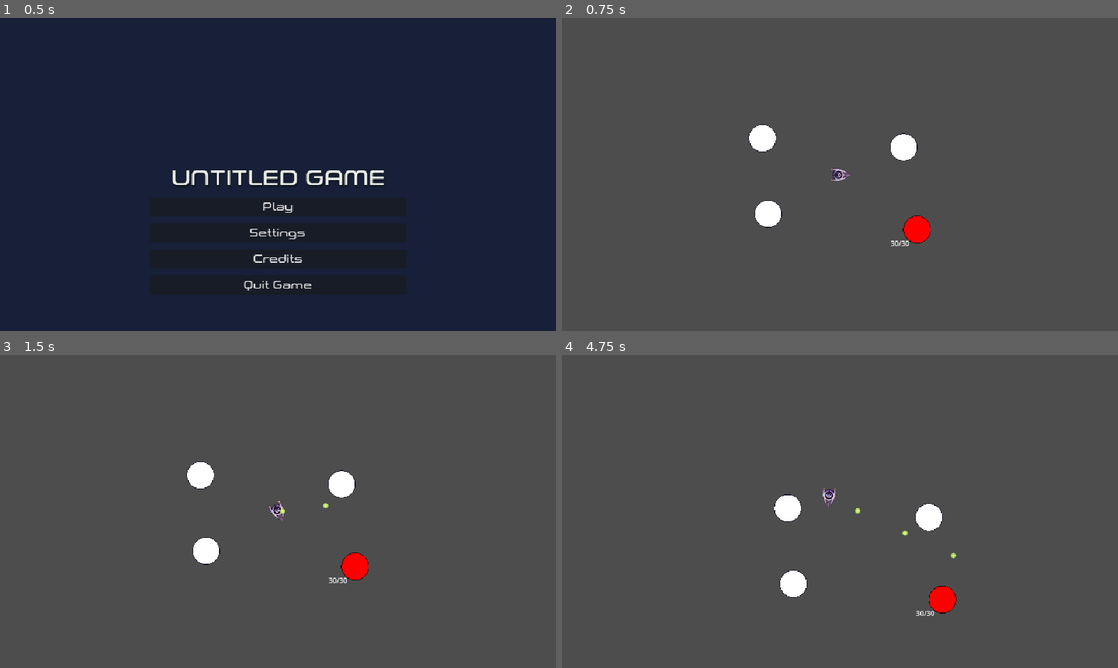
Above: before the commit, frames 1-4 (two rows, left to right).
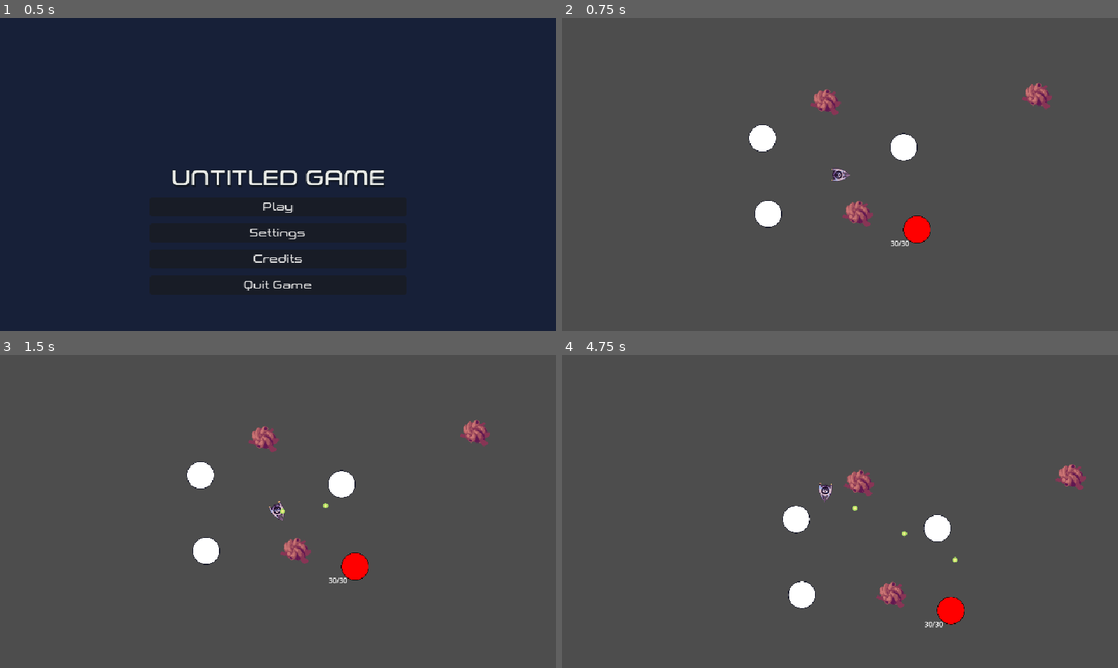
Above: after the commit, the same moments.

Repository: Yoshiip/boss-rush-jam-2024
Game: Godot game, scene res://levels/menu/menu.tscn
Two runs of this game, one before a commit and one after it. Both use one fixed random seed, a clock stepped at 60 frames per second and the inputs below.
Inputs (mouse positions are in pixels of both pictures, inside the frame that each line leads up to):
- Up to frame 1 (0.5 s): no input
- Up to frame 2 (0.75 s): click "Play" at 0.5 s
- Up to frame 3 (1.5 s): tap Enter at 1.25 s; move the mouse to (400, 495) at 1.27 s; hold D (steer_right) from 1.28 s (still down); hold Space (fire) from 1.28 s (still down)
- Up to frame 4 (4.75 s): move the mouse to (728, 527) at 2.02 s; release D (steer_right) at 2.03 s; release Space (fire) at 2.03 s; hold A (steer_left) 2.03-2.78 s; tap Space (fire) at 2.1, 3.6 s; move the mouse to (895, 442) at 2.77 s; hold D (steer_right) 2.78-3.53 s; hold Space (fire) 2.78-3.53 s; move the mouse to (812, 574) at 3.52 s; hold W (accelerate) 3.53-4.28 s; move the mouse to (1006, 558) at 4.27 s; hold A (steer_left) from 4.28 s (still down); hold Space (fire) from 4.28 s (still down)

Frame 1 is identical in both runs. In frame 2, 0.8% of the frame differs, in the area x 44-89%, y 20-67%; in frame 3, 0.8%; in frame 4, 2.8%, in the area x 38-95%, y 34-88%.

Commit message:
Added Vulnerable part

Diff:
--- a/assets/bullets/bullet/bullet.gd
+++ b/assets/bullets/bullet/bullet.gd
@@ -4,3 +4,10 @@
 
 func _physics_process(delta: float) -> void:
 	position += Vector2.RIGHT.rotated(rotation) * SPEED
+
+
+
+
+func destroy_bullet():
+	#add some sort of explosion effect
+	queue_free()
--- /dev/null
+++ b/assets/planets/vulnerable_part.tscn
@@ -0,0 +1,21 @@
+[gd_scene load_steps=4 format=3 uid="uid://dtb62cf1xyaxh"]
+
+[ext_resource type="Script" path="res://levels/orbit/vulnerable_part.gd" id="1_f1uxf"]
+[ext_resource type="Texture2D" uid="uid://doirwymy84qij" path="res://place holder vulnerable part.png" id="2_xou1k"]
+
+[sub_resource type="CircleShape2D" id="CircleShape2D_3i8oi"]
+radius = 32.0
+
+[node name="VulnerablePart" type="Area2D" groups=["Planet"]]
+position = Vector2(41, 86)
+script = ExtResource("1_f1uxf")
+max_health = 10
+
+[node name="CollisionShape2D" type="CollisionShape2D" parent="."]
+shape = SubResource("CircleShape2D_3i8oi")
+
+[node name="Sprite2D" type="Sprite2D" parent="."]
+texture = ExtResource("2_xou1k")
+
+[connection signal="area_entered" from="." to="." method="_on_area_entered"]
+[connection signal="body_entered" from="." to="." method="_on_body_entered"]
--- a/assets/spaceship/spaceship.gd
+++ b/assets/spaceship/spaceship.gd
@@ -4,7 +4,7 @@
 const BULLET = preload("res://assets/bullets/bullet/bullet.tscn")
 
 const ROTATE_SPEED = 310.0
-const ACCELERATION_SPEED = 300.0
+const ACCELERATION_SPEED = 400.0
 const FRICTION_COEFF = 0.75
 
 var acceleration_force := Vector2.ZERO
--- a/levels/orbit/orbit.tscn
+++ b/levels/orbit/orbit.tscn
@@ -1,9 +1,11 @@
-[gd_scene load_steps=5 format=3 uid="uid://2svu0n22325q"]
+[gd_scene load_steps=7 format=3 uid="uid://2svu0n22325q"]
 
 [ext_resource type="PackedScene" uid="uid://cw0njmjruvdmf" path="res://assets/spaceship/spaceship.tscn" id="1_ja802"]
 [ext_resource type="PackedScene" uid="uid://ds4yxuypcoimk" path="res://levels/orbit/planet/planet.tscn" id="2_7tpxp"]
 [ext_resource type="Script" path="res://assets/camera/BetterCamera.gd" id="2_rujw1"]
+[ext_resource type="PackedScene" uid="uid://dtb62cf1xyaxh" path="res://assets/planets/vulnerable_part.tscn" id="3_qc1vw"]
 [ext_resource type="PackedScene" uid="uid://dyoyenarx8rc3" path="res://levels/orbit/corrupted_planet/corrupted_planet.tscn" id="3_qq6ph"]
+[ext_resource type="Texture2D" uid="uid://cq1tpomatjxg4" path="res://place holder shooting part.png" id="7_lu5ji"]
 
 [node name="Orbit" type="Node2D"]
 
@@ -16,13 +18,30 @@
 [node name="Planet4" parent="." instance=ExtResource("2_7tpxp")]
 position = Vector2(-179, -84)
 
-[node name="Spaceship" parent="." instance=ExtResource("1_ja802")]
-
 [node name="CorruptedPlanet" parent="." instance=ExtResource("3_qq6ph")]
 position = Vector2(177, 126)
+
+[node name="VulnerablePart" parent="." instance=ExtResource("3_qc1vw")]
 
 [node name="Camera" type="Camera2D" parent="."]
 zoom = Vector2(0.5, 0.5)
 script = ExtResource("2_rujw1")
 
+[node name="Spaceship" parent="." instance=ExtResource("1_ja802")]
+
+[node name="Node2D" type="Node2D" parent="."]
+position = Vector2(2, 61)
+
+[node name="Sprite2D" type="Sprite2D" parent="Node2D"]
+position = Vector2(-135, 334)
+texture = ExtResource("7_lu5ji")
+
+[node name="VulnerablePart2" parent="." instance=ExtResource("3_qc1vw")]
+position = Vector2(-33, -171)
+
+[node name="VulnerablePart3" parent="." instance=ExtResource("3_qc1vw")]
+position = Vector2(454, -185)
+
+[editable path="Planet3"]
+[editable path="CorruptedPlanet"]
 [editable path="Spaceship"]
--- /dev/null
+++ b/levels/orbit/spinning_core.gd
@@ -0,0 +1,11 @@
+extends RigidBody2D
+
+var rotation_speed=40
+# Called when the node enters the scene tree for the first time.
+func _ready():
+	pass # Replace with function body.
+
+
+# Called every frame. 'delta' is the elapsed time since the previous frame.
+func _process(delta):
+	rotation_degrees -= rotation_speed * delta
--- /dev/null
+++ b/levels/orbit/vulnerable_part.gd
@@ -0,0 +1,19 @@
+extends Area2D
+
+
+
+@export var max_health := 30
+@onready var health := max_health
+
+@onready var camera: BetterCamera = get_tree().current_scene.get_node("Camera")
+
+func _process(delta):
+	if health<=0:
+		#add a special effects for destruction
+		queue_free()
+
+func _on_area_entered(area: Area2D) -> void:
+	if area.is_in_group("Bullet"):
+		area.destroy_bullet()
+		health -= 1
+		camera.add_trauma(1)
--- a/project.godot
+++ b/project.godot
@@ -33,6 +33,7 @@
 Bullet=""
 Spaceship="The player"
 Planet=""
+Damageable=""
 
 [input]
 
Binary file added: place holder shooting part.png
Not shown, added: place holder shooting part.png.import
Binary file added: place holder vulnerable part.png
Not shown, added: place holder vulnerable part.png.import
